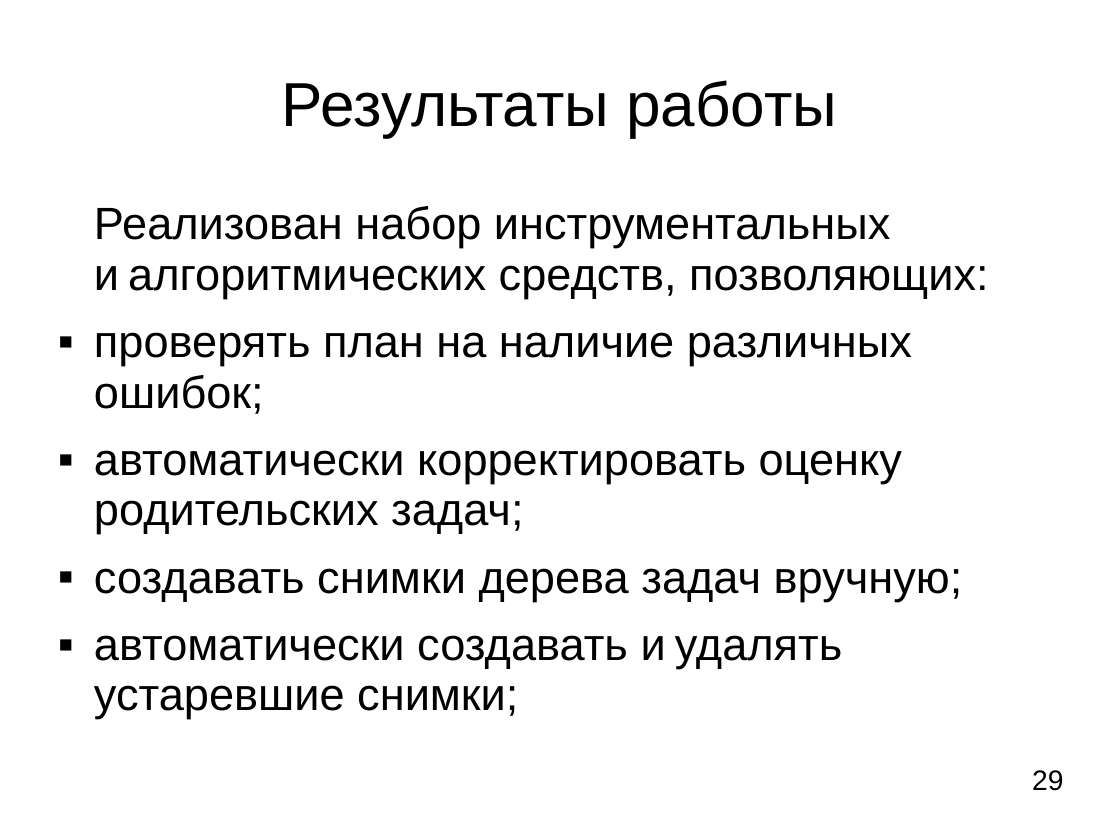
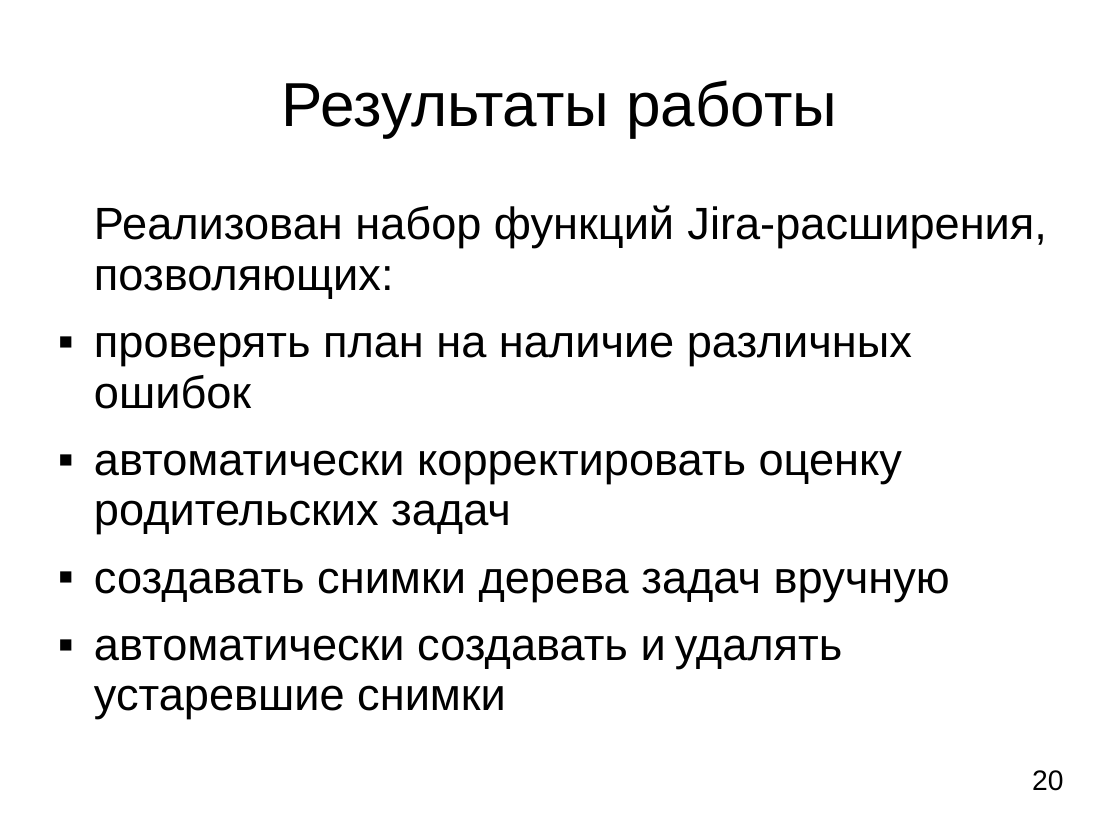
Before and after one commit to LilyTs/Diplom, a slide deck: slide 20 of Цаплина_(Дипломная).ppt (slide 29 before the commit). Drawn at 1120x840 pixels with LibreOffice and Linux fonts; fonts in the diff are those of the drawing. Boxes give left, top, right and bottom in pixels: in the first picture for what was removed or moved away, otherwise in the second. Text is boxed around its words. In the diff, an @@ line names an element or a change of style, - is before the commit and + after.

```diff
--- a/Цаплина_(Дипломная).ppt
+++ b/Цаплина_(Дипломная).ppt
@@ text at bbox=[94, 205, 1046, 719]: text changed @@
-Реализован набор инструментальных и алгоритмических средств, позволяющих:
-▪ проверять план на наличие различных ошибок;
-▪ автоматически корректировать оценку родительских задач;
-▪ создавать снимки дерева задач вручную;
-▪ автоматически создавать и удалять устаревшие снимки;
+Реализован набор функций Jira-расширения, позволяющих:
+▪ проверять план на наличие различных ошибок
+▪ автоматически корректировать оценку родительских задач
+▪ создавать снимки дерева задач вручную
+▪ автоматически создавать и удалять устаревшие снимки
@@ page number at bbox=[1032, 770, 1063, 791]: text changed @@
-29
+20
```
Also in this commit, not shown: 7 other slides changed, 4 slides added, 13 slides removed, 2 other files.
